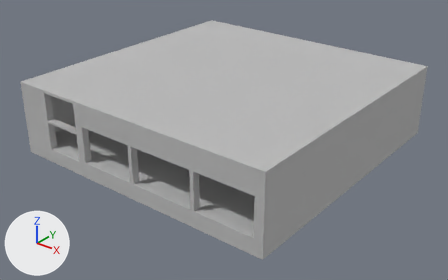
The OBJ model Project_Eve/Assets/Models/shopLayout.obj, before and after one commit.
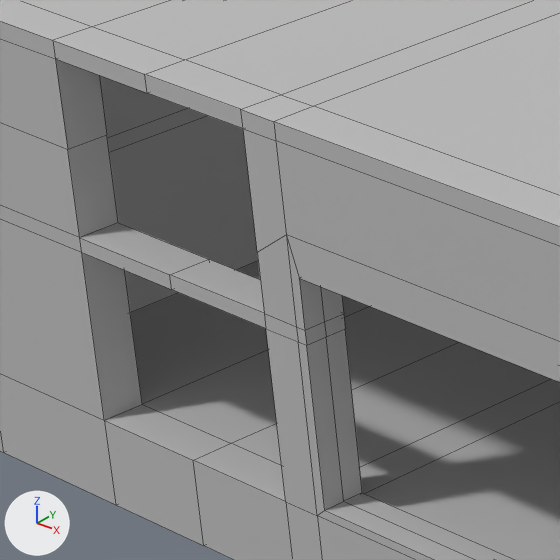
Each version appears first whole from a 50 mm camera at (1503.0, -2203.0, 1935.0) aimed at (-976.0, 896.0, 14.0), and next in a close-up on the part from 8% to 27% of the width and 30% to 61% of the height. The axes (+X, +Y, +Z) are drawn at lower left. The lights are the same throughout. The close-ups show mesh edges as thin lines. Where no turn or scale is listed for an object, it has been applied to the vertices.

The older version as bpy lines, for what is in view:
```python
me_shoplayout = bpy.data.meshes.new('shopLayout')
me_shoplayout.from_pydata(...)  # 490 vertices, 497 faces; spans x -2000.0..0.0, y 0.0..2000.0, z -50.0..475.0
me_shoplayout.materials.append(mat_initialshadinggroup)  # grey #bcbcbc
ob_shoplayout = bpy.data.objects.new('shopLayout', me_shoplayout)
ob_shoplayout.location = (0.0, 0.0, 0.0)
```
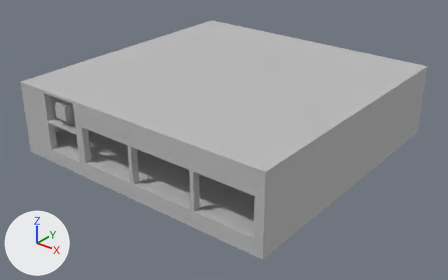
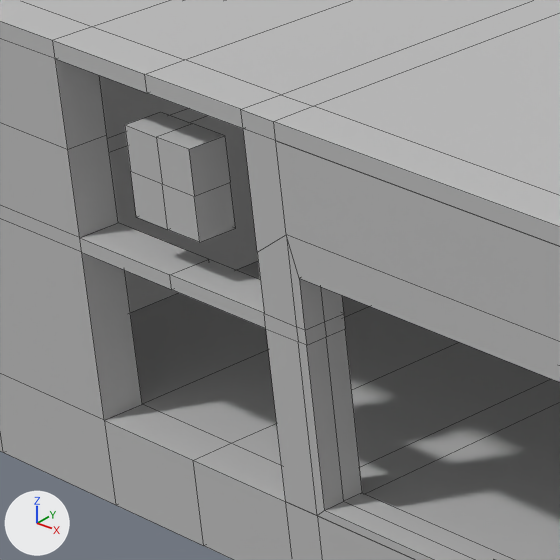
Pixel boxes [x1, y1, x2, y2] of what changed, in the close-ups (560 x 560 px; the box of a moved part takes in the faces that stretch with it):
part 1 of me_shoplayout, added
    after: [125, 112, 235, 242]
part 2 of me_shoplayout, moved or reshaped
    both: [0, 21, 560, 560]

Diff of the bpy script that builds the scene:
```diff
--- a/Project_Eve/Assets/Models/shopLayout.obj.py
+++ b/Project_Eve/Assets/Models/shopLayout.obj.py
@@ me_shoplayout @@
 # used by ob_shoplayout; location = (0.0, 0.0, 0.0)
-me_shoplayout.from_pydata(...)  # 490 vertices, 497 faces; spans x -2000.0..0.0, y 0.0..2000.0, z -50.0..475.0
+me_shoplayout.from_pydata(...)  # 559 vertices, 513 faces; spans x -2000.0..0.0, y 0.0..2000.0, z -50.0..475.0
+# me_shoplayout part 1: a new loose piece of 18 vertices spanning x -1654.0..-1554.0, y 4.0..49.0, z 307.0..407.0, in mat_initialshadinggroup (grey #bcbcbc)
+# me_shoplayout part 2
+# 66 faces are deleted
+# 2 vertices are added at (-1944.0, 49.0, 50.0), (-1750.0, 49.0, 50.0)
+# 13 new vertices lie (-194.0, 0.0, 0.0) away from vertices in x -1750.0, y 0.0..2000.0, z 50.0..455.0
+# 8 new vertices lie (438.0, 0.0, 0.0) away from vertices in x -1410.0, y 0.0..2000.0, z 50.0..455.0
+# 8 new vertices lie (486.0, 0.0, 0.0) away from vertices in x -972.0, y 0.0..2000.0, z 50.0..455.0
+# 14 new vertices lie (437.0, 0.0, 0.0) away from vertices in x -486.0, y 0.0..2000.0, z 50.0..455.0
+# 6 new vertices lie (-48.0, 0.0, 0.0) away from vertices in x -1410.0, y 0.0..2000.0, z 50.0..455.0
+# 66 new faces join them
 me_shoplayout.materials.append(mat_initialshadinggroup)
```
